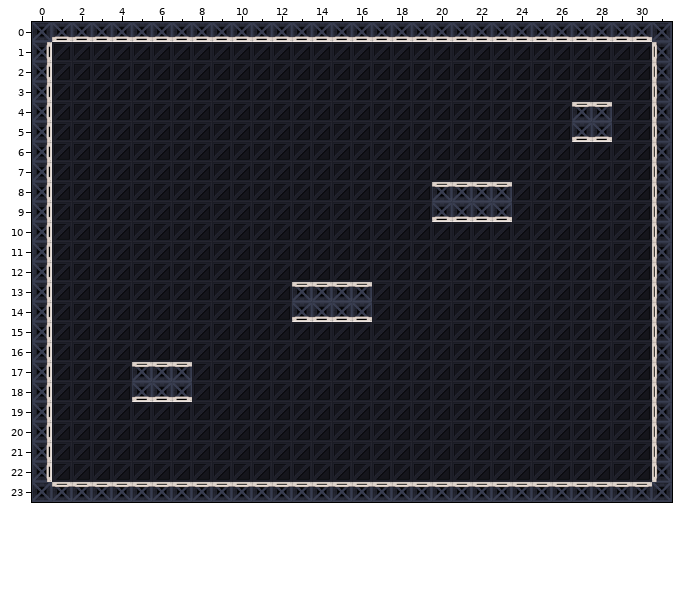
A Tiled map gets an edit: src/map/960x720 (2).tmx. This is how it looked before the edit.
Cells are 30x30 px. Shown: x 0..31, y 0..23.
After:
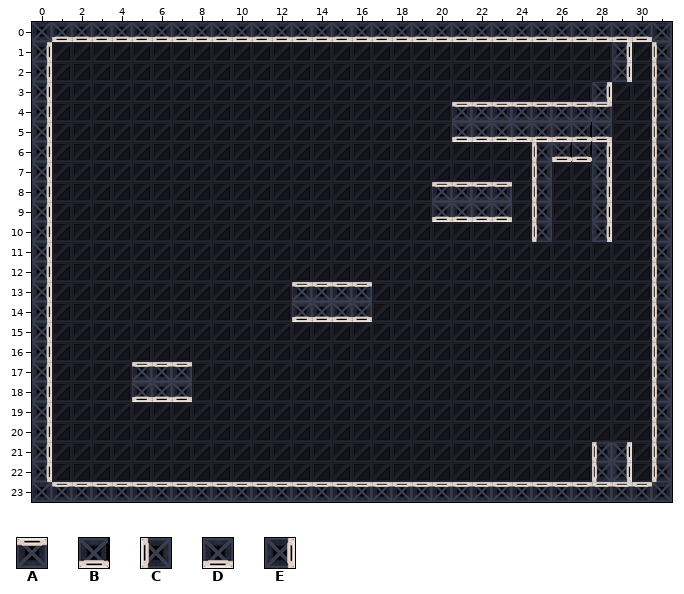
Key: from "TileSet (30)": A 1, B 2, C 4, D 7, E 8.
_ is an empty cell.
The exact change:
Layer "Obj":
There is now tile A in row 4 at x 21 to 26.
The edit turns tile D into tile B in row 5 at x 27.
There is now tile B in row 6 at x 26 to 27.
There is now tile C in rows 6 to 10 at x 25; in rows 21 to 22 at x 28.
There is now tile D in row 5 at x 21 to 26.
There is now tile E in rows 1 to 2 at x 29; in row 3 at x 28; in rows 6 to 10 at x 28; in rows 21 to 22 at x 29.
Changed places in both pictures, as pixel boxes (x1, y1, x2, y2):
added: (592, 42, 632, 102)
changed: (452, 102, 612, 242)
added: (592, 442, 632, 482)
